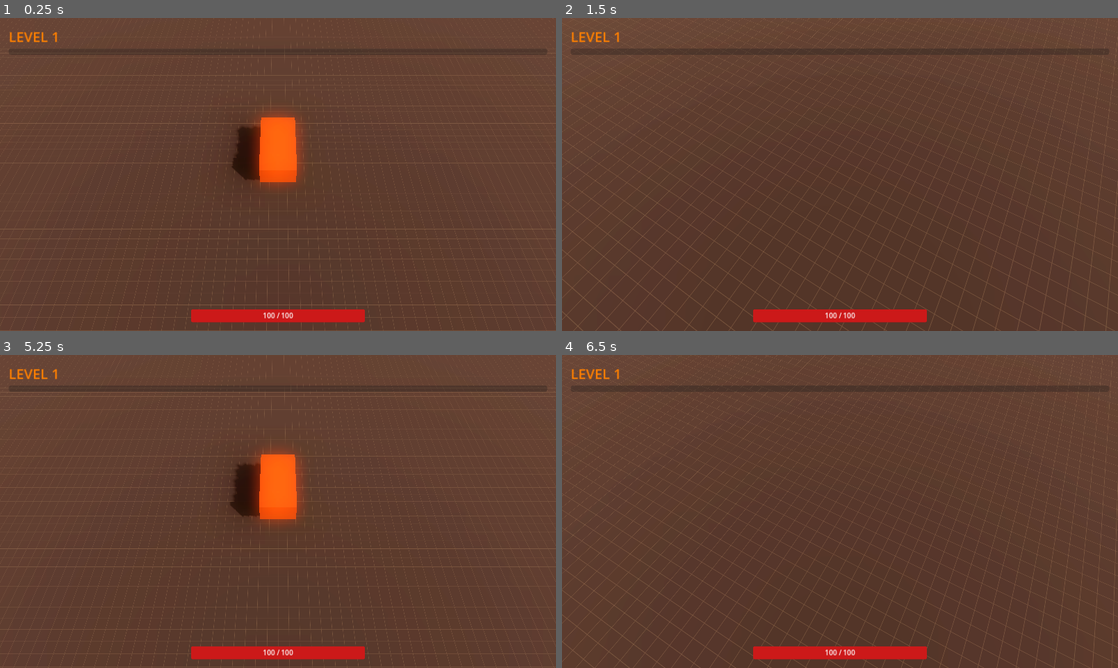
Above: before the commit, frames 1-4 (two rows, left to right).
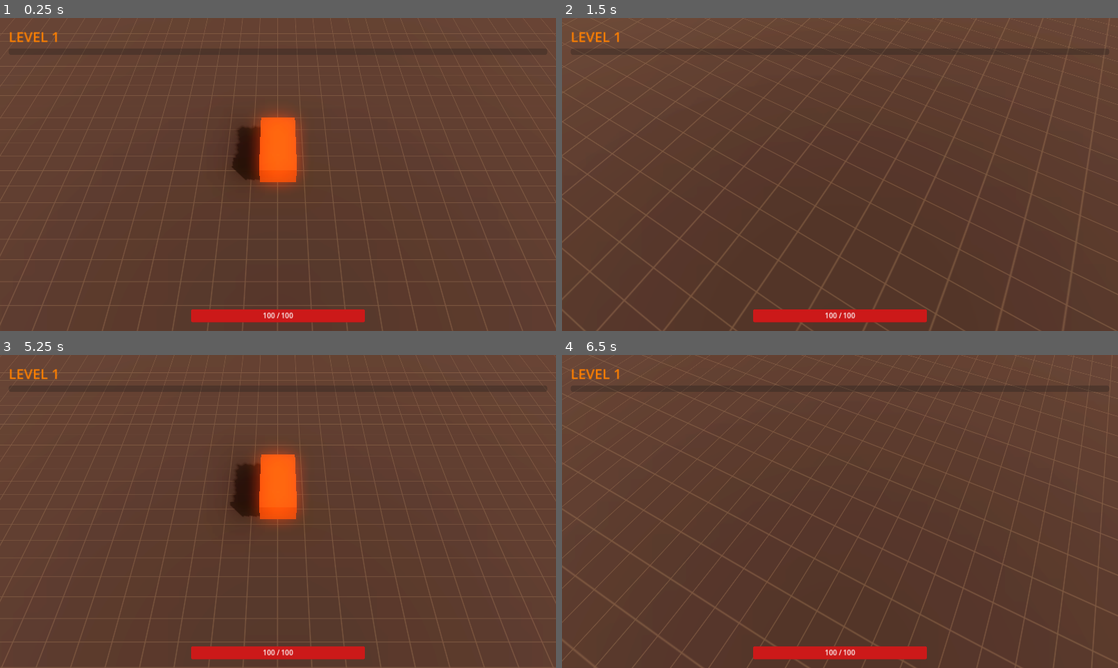
Above: after the commit, the same moments.

Repository: celill/Boss-in-the-woods
Game: Godot game, scene res://scenes/main.tscn
The game is run twice, just before and just after one commit, with the same random seed, the same clock (stepped at 60 frames per second) and the same inputs. Sound files missing from this copy of the repository are replaced by a short silence.
Inputs:
- Up to frame 1 (0.25 s): no input
- Up to frame 2 (1.5 s): hold D (move_right) 0.53-1.28 s; hold S (move_backward) from 1.28 s (still down)
- Up to frame 3 (5.25 s): release S (move_backward) at 2.03 s; hold D (move_right) 2.03-2.78 s; tap Enter at 2.75, 4.25 s; hold W (move_forward) 2.78-3.53 s; tap Space at 3.5, 5 s; hold A (move_left) 3.53-5.03 s; hold S (move_backward) from 5.03 s (still down)
- Up to frame 4 (6.5 s): release S (move_backward) at 5.78 s; hold D (move_right) from 5.78 s (still down)

The runs differ from the first frame. In frame 1, 3.7% of the frame differs, in the area x 0-100%, y 0-100%; in frame 2, 4.7%; in frame 3, 3.4%; in frame 4, 4.5%.

Commit message:
Fix physics and spawning issues
- Replaced CSGBox3D ground with StaticBody3D + CollisionShape3D to fix player falling through the map.
- Fixed enemy spawn Y position to prevent spawning underground.
- Set window mode to Maximized and aspect stretch to Expand.

Diff:
--- a/project.godot
+++ b/project.godot
@@ -19,7 +19,9 @@
 
 window/size/viewport_width=1280
 window/size/viewport_height=720
+window/size/mode="maximized"
 window/stretch/mode="canvas_items"
+window/stretch/aspect="expand"
 
 [input]
 
--- a/scenes/main.tscn
+++ b/scenes/main.tscn
@@ -35,6 +35,13 @@
 albedo_texture = ExtResource("5_grid")
 uv1_scale = Vector3(200, 200, 200)
 
+[sub_resource type="BoxShape3D" id="BoxShape3D_ground"]
+size = Vector3(1000, 2, 1000)
+
+[sub_resource type="BoxMesh" id="BoxMesh_ground"]
+material = SubResource("StandardMaterial3D_ground")
+size = Vector3(1000, 2, 1000)
+
 [node name="Main" type="Node3D"]
 script = ExtResource("1_manager")
 enemy_scene = ExtResource("3_enemy")
@@ -47,10 +54,14 @@
 light_color = Color(1, 0.85, 0.7, 1)
 shadow_enabled = true
 
-[node name="Ground" type="CSGBox3D" parent="."]
+[node name="Ground" type="StaticBody3D" parent="." groups=["world"]]
 transform = Transform3D(1, 0, 0, 0, 1, 0, 0, 0, 1, 0, -1, 0)
-size = Vector3(1000, 2, 1000)
-material = SubResource("StandardMaterial3D_ground")
+
+[node name="CollisionShape3D" type="CollisionShape3D" parent="Ground"]
+shape = SubResource("BoxShape3D_ground")
+
+[node name="MeshInstance3D" type="MeshInstance3D" parent="Ground"]
+mesh = SubResource("BoxMesh_ground")
 
 [node name="Player" parent="." instance=ExtResource("2_player")]
 transform = Transform3D(1, 0, 0, 0, 1, 0, 0, 0, 1, 0, 2, 0)
--- a/scripts/game_manager.gd
+++ b/scripts/game_manager.gd
@@ -39,7 +39,10 @@
 	if not is_instance_valid(player): return
 
 	var angle = randf() * PI * 2
-	var pos = player.global_position + Vector3(sin(angle), 0, cos(angle)) * spawn_radius
+	var offset = Vector3(sin(angle), 0, cos(angle)) * spawn_radius
+	var pos = player.global_position + offset
+	# Ensure they don't spawn underground
+	pos.y = 2.0
 
 	var enemy = enemy_scene.instantiate()
 	add_child(enemy)
